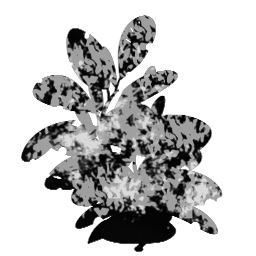
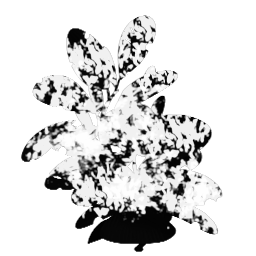
Comparing the layer stacks of the two w=256, h=256 images. Changes:
painted on "Background" over [25, 15, 222, 234]
